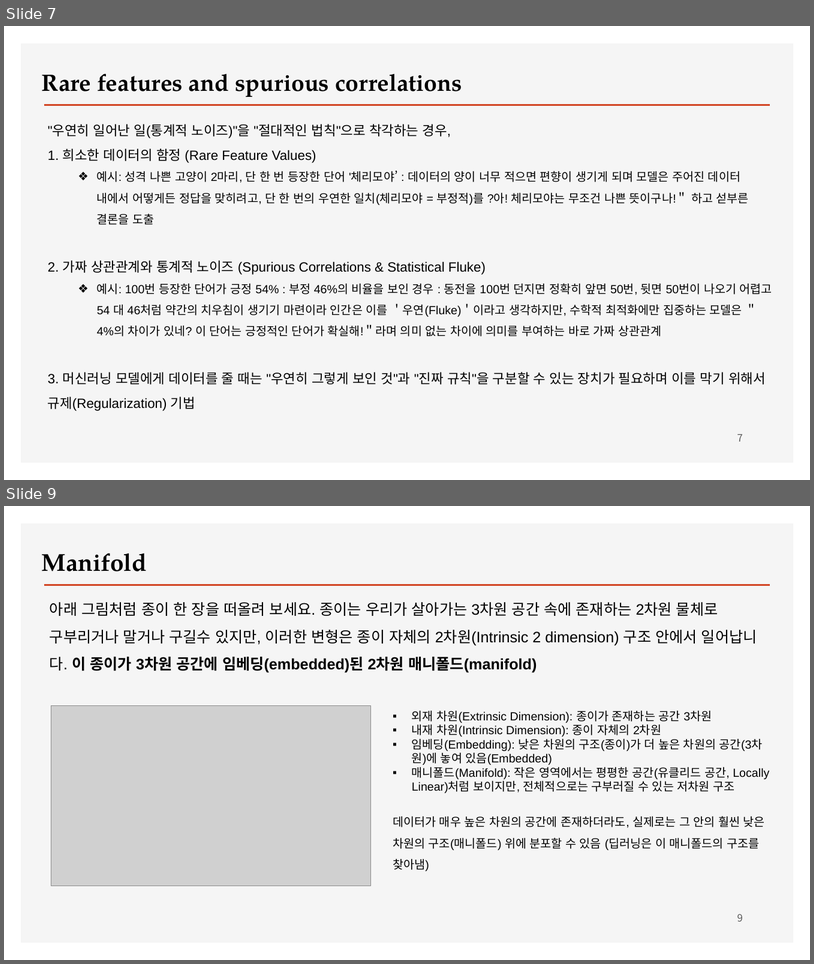
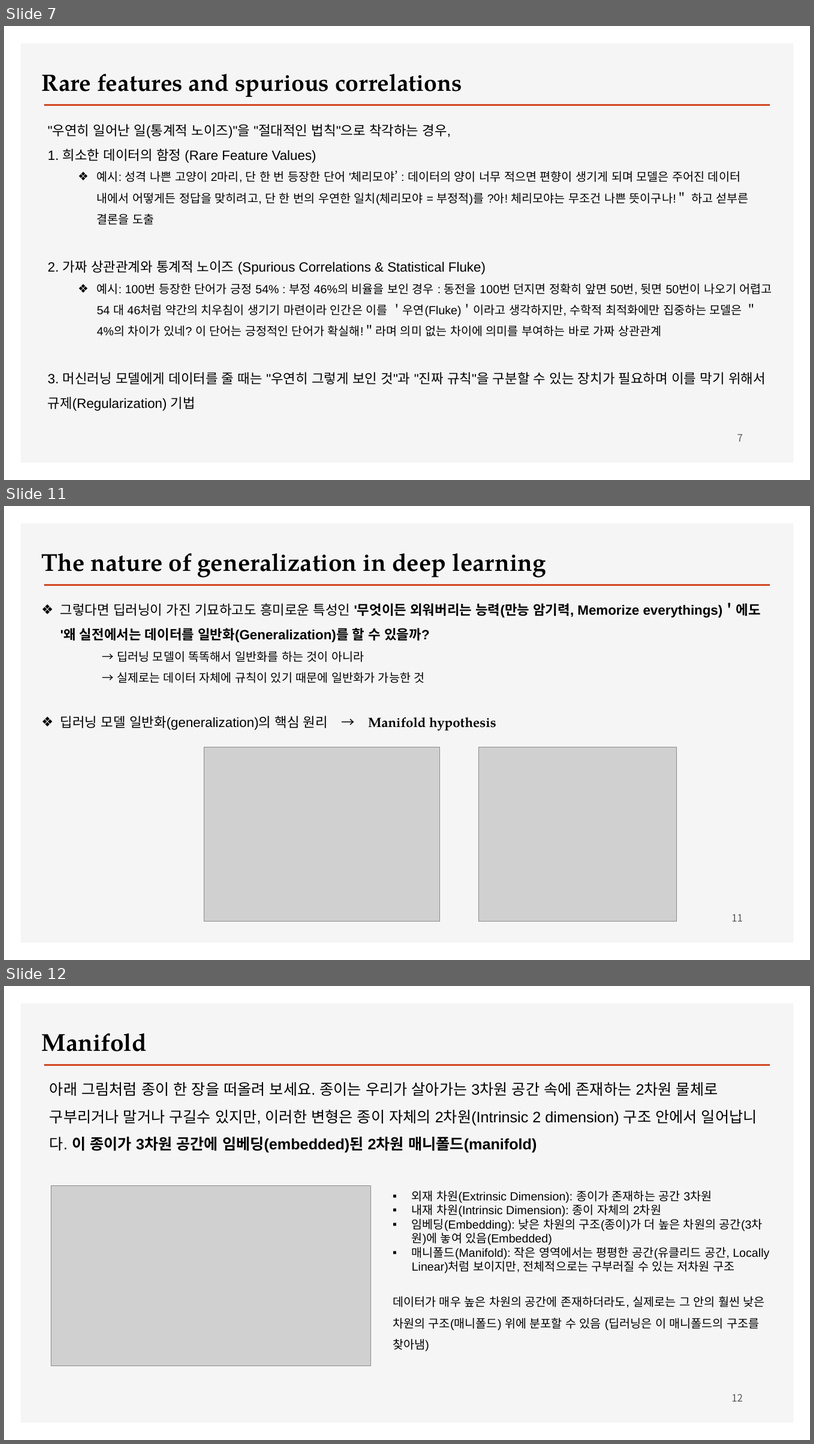
Before and after one commit to ancestor9/2026_Fall_Deep-Learning-with-Python, a slide deck: Chapter 5 Fundamentals of machine learning.pptx. Shown one above the other, each under a label of ours: slides 7 and 9 before the commit, slides 7, 11 and 12 after it; the slides between them are not shown. The pictures are 814x964 and 814x1444 pixels, drawn with LibreOffice and Linux fonts; fonts in the diff are those of the drawing; grey boxes stand for pictures; background and template pictures are left out. Boxes give left, top, right and bottom in pixels: in the first picture for what was removed or moved away, otherwise in the second. Text is boxed around its words. In the diff, an @@ line names an element or a change of style, - is before the commit and + after.

```diff
--- a/Chapter 5 Fundamentals of machine learning.pptx
+++ b/Chapter 5 Fundamentals of machine learning.pptx
@@ slide 11 added at [4, 506, 810, 960], background #FFFFFF; not listed: 2 template elements that a slide beside it also shows @@
@@ text added at [41, 553, 546, 577], 29 pt, text #000000, bold @@
+The nature of generalization in deep learning
@@ text added at [60, 603, 761, 730], 16 pt, text #000000 @@
+❖ 그렇다면 딥러닝이 가진 기묘하고도 흥미로운 특성인 '무엇이든 외워버리는 능력(만능 암기력, Memorize everythings)＇에도 '왜 실전에서는 데이터를 일반화(Generalization)를 할 수 있을까?
+→ 딥러닝 모델이 똑똑해서 일반화를 하는 것이 아니라
+→ 실제로는 데이터 자체에 규칙이 있기 때문에 일반화가 가능한 것
+❖ 딥러닝 모델 일반화(generalization)의 핵심 원리 → Manifold hypothesis
@@ picture added at [204, 747, 440, 921] @@
@@ picture added at [479, 747, 677, 921] @@
@@ page number added at [732, 913, 743, 921], 12 pt, text #595959 @@
+11
@@ what was slide 9 is now slide 12 @@
@@ page number at [732, 1393, 743, 1401]: text changed @@
-9
+12
```
Also in this commit, not shown: 1 slide changed, 2 other slides added, 2 slides removed.
